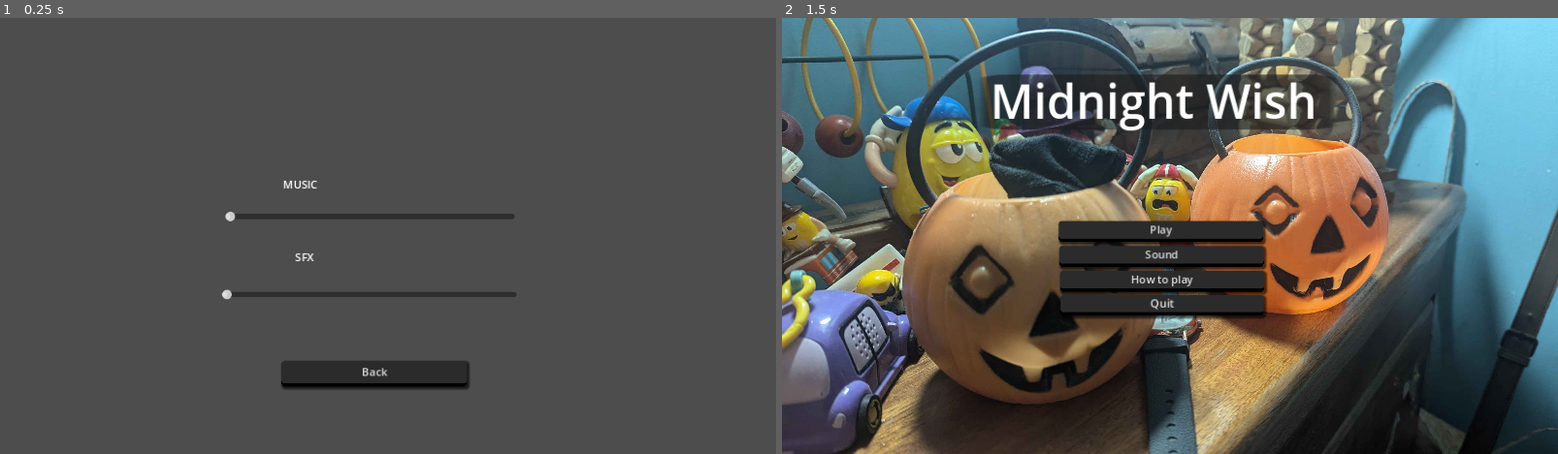
Above: before the commit, frames 1-2 (left to right).
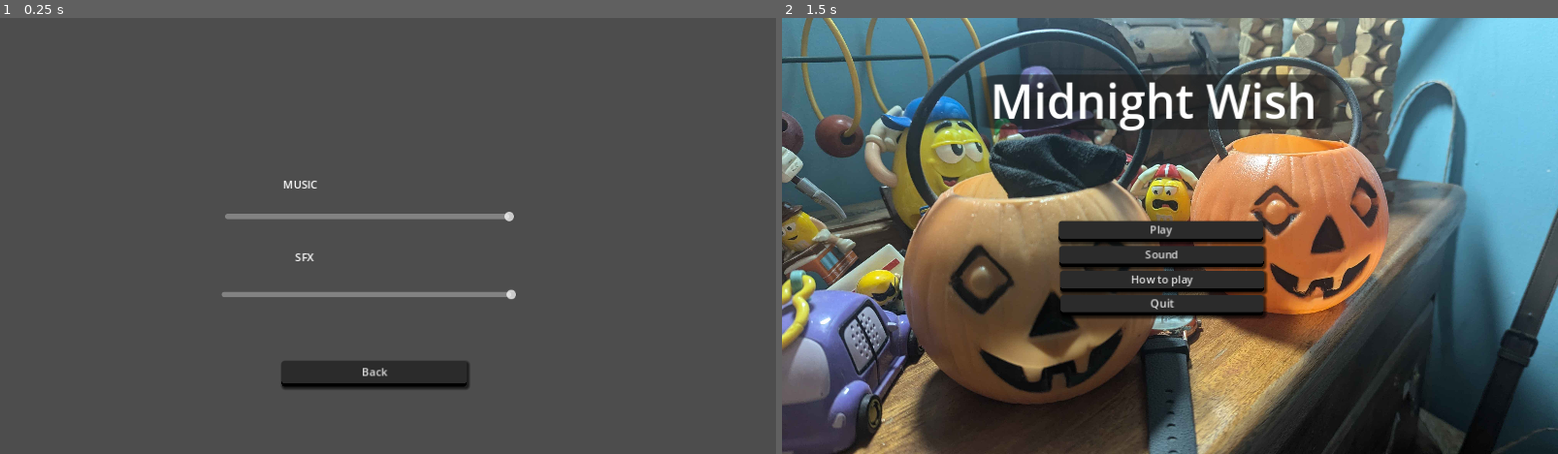
Above: after the commit, the same moments.

Repository: jaoc1811/card-game-jam
Game: Godot game, scene res://scenes/change_sound_menu.tscn
Same seed, same stepped clock (60 frames per second), same inputs: the game is played once before the commit and once after it. This scene is started directly instead of the project's main scene.
Inputs (mouse positions are in pixels of both pictures, inside the frame that each line leads up to):
- Up to frame 1 (0.25 s): no input
- Up to frame 2 (1.5 s): tap Enter at 0.5 s; move the mouse to (1340, 214) at 0.52 s; tap F at 0.6 s; click "Back" at 1.25 s

The runs differ from the first frame. In frame 1, 0.9% of the frame differs, in the area x 28-67%, y 44-65%; in frame 2, nothing differs.

Commit message:
fix: volume scroll and music

Diff:
--- a/scenes/change_sound.tscn
+++ b/scenes/change_sound.tscn
@@ -10,5 +10,7 @@
 grow_horizontal = 2
 grow_vertical = 2
 theme = ExtResource("1_88oc7")
+max_value = 1.0
 step = 0.001
+value = 1.0
 script = ExtResource("2_vfsxj")
--- a/scripts/volume_slider.gd
+++ b/scripts/volume_slider.gd
@@ -8,7 +8,8 @@
 func _ready() -> void:
 	bus_index = AudioServer.get_bus_index(bus_name)
 	value_changed.connect(_on_value_changed)
+	# Set slider to current music volume
+	value = db_to_linear(AudioServer.get_bus_volume_db(bus_index))
 
 func _on_value_changed(value: float)->void:
-	AudioServer.set_bus_volume_db(bus_index, linear_to_db(value)
-	)
+	AudioServer.set_bus_volume_db(bus_index, linear_to_db(value))
Not shown, added: music/Game Jam Oct v1.wav.import
Not shown, added: music/Game Jam Oct v1.wav
